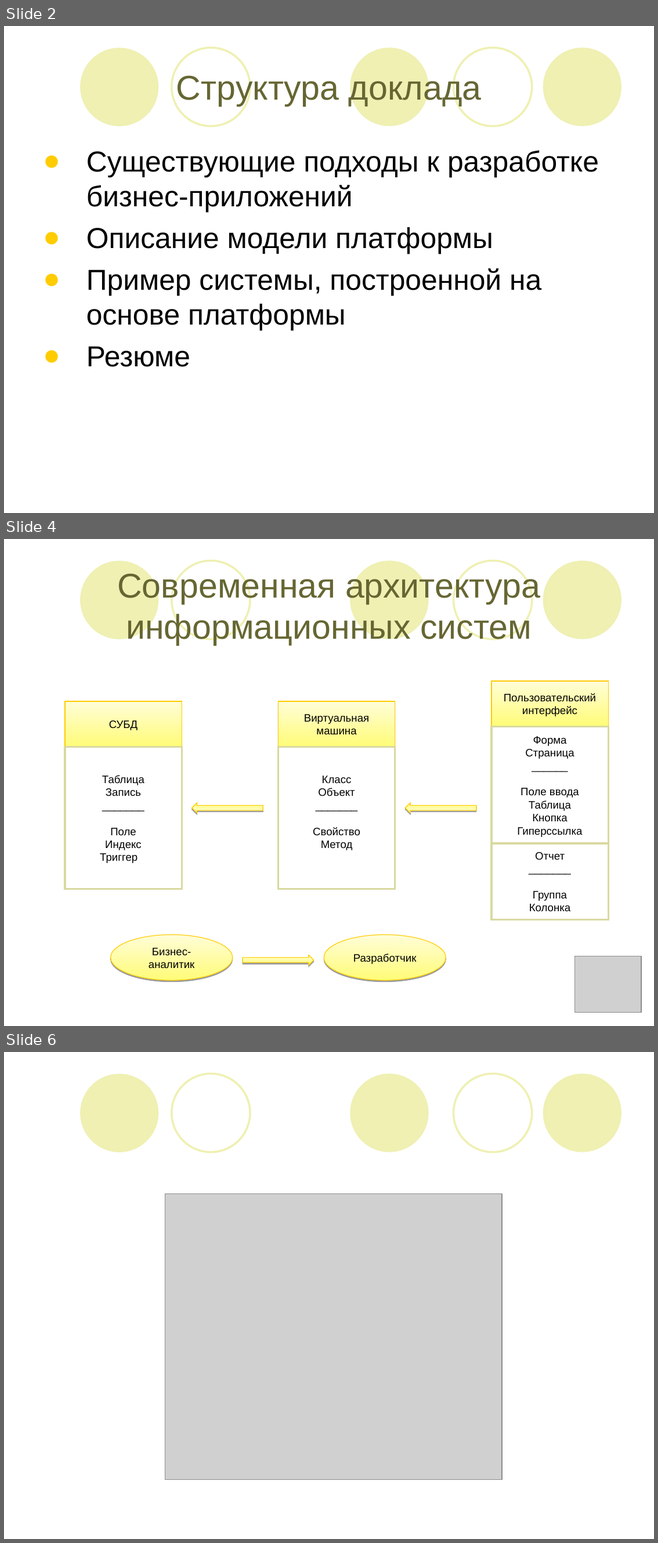
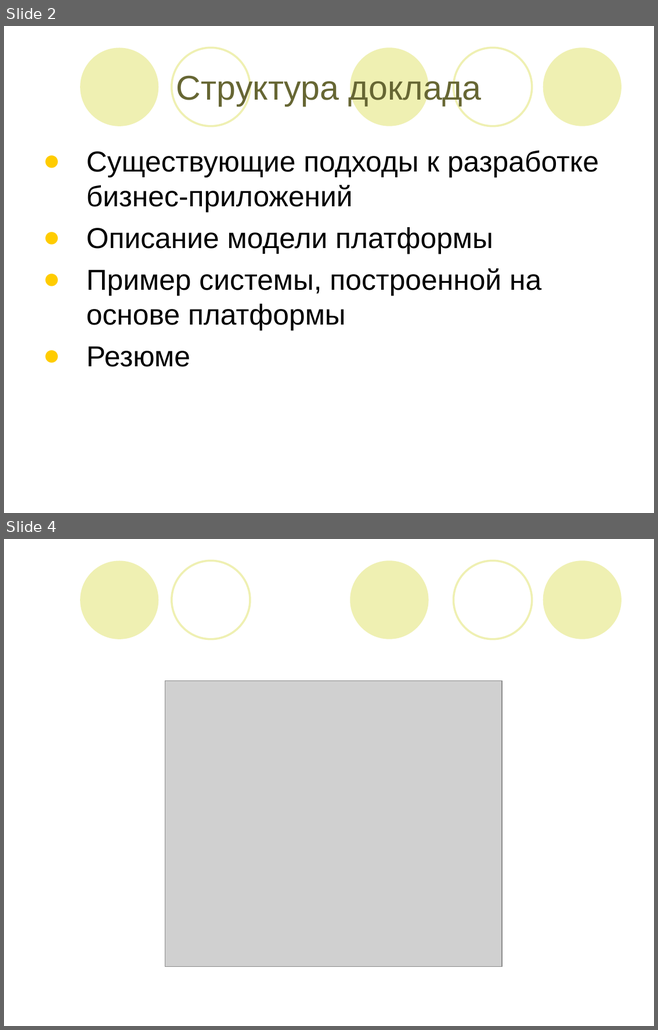
Before and after one commit to lsfusion/platform, a slide deck: platform/docs/Презентация.ppt. Shown one above the other, each under a label of ours: slides 2, 4 and 6 before the commit, slides 2 and 4 after it; the slides between them are not shown. The pictures are 658x1543 and 658x1030 pixels, drawn with LibreOffice and Linux fonts; fonts in the diff are those of the drawing; grey boxes stand for pictures. Boxes give left, top, right and bottom in pixels: in the first picture for what was removed or moved away, otherwise in the second. Text is boxed around its words. In the diff, an @@ line names an element or a change of style, - is before the commit and + after.

```diff
--- a/platform/docs/Презентация.ppt
+++ b/platform/docs/Презентация.ppt
@@ slide 4 removed at bbox=[4, 539, 654, 1026], background #FFFFFF; not listed: 5 template elements that a slide beside it also shows @@
@@ title removed at bbox=[117, 570, 540, 645] @@
-Современная архитектура информационных систем
@@ rectangle removed at bbox=[491, 681, 608, 727] @@
-Пользовательский интерфейс
@@ rectangle removed at bbox=[65, 701, 182, 747] @@
-СУБД
@@ rectangle removed at bbox=[278, 701, 395, 747] @@
-Виртуальная машина
@@ rectangle removed at bbox=[491, 727, 608, 843] @@
-Форма
-Страница
-______
-Поле ввода
-Таблица
-Кнопка
-Гиперссылка
@@ rectangle removed at bbox=[65, 747, 182, 889] @@
-Таблица
-Запись
-_______
-Поле
-Индекс
-Триггер
@@ rectangle removed at bbox=[278, 747, 395, 889] @@
-Класс
-Объект
-_______
-Свойство
-Метод
@@ right arrow removed at bbox=[192, 803, 263, 813] @@
@@ right arrow removed at bbox=[405, 803, 476, 813] @@
@@ rectangle removed at bbox=[491, 843, 608, 919] @@
-Отчет
-_______
-Группа
-Колонка
@@ ellipse removed at bbox=[111, 935, 233, 980] @@
-Бизнес-аналитик
@@ ellipse removed at bbox=[324, 935, 445, 980] @@
-Разработчик
@@ right arrow removed at bbox=[242, 955, 313, 966] @@
@@ picture removed at bbox=[574, 957, 641, 1013] @@
@@ what was slide 6 is now slide 4 @@
```
Also in this commit, not shown: 4 slides changed, 1 other slide removed.
